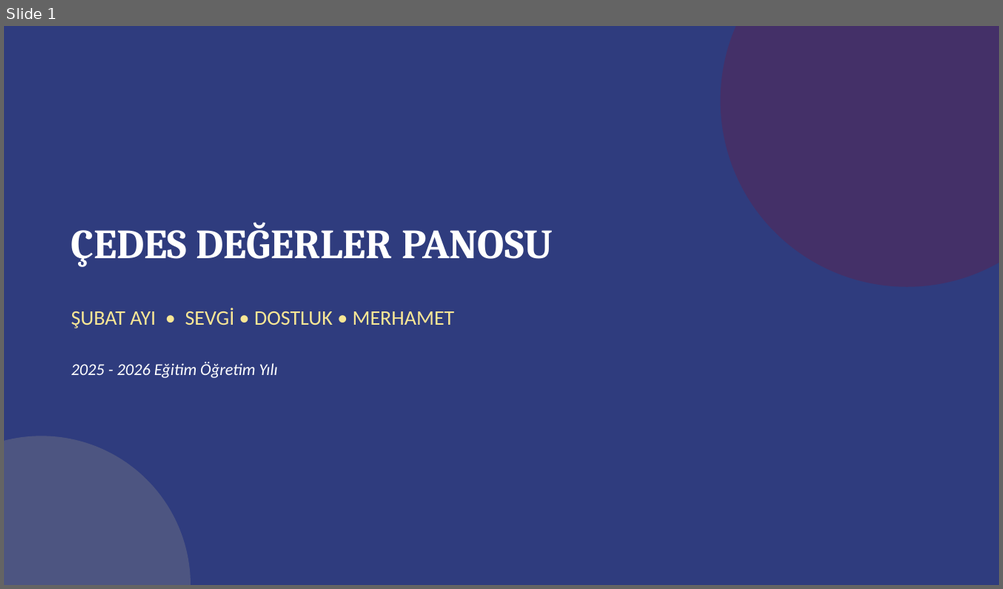
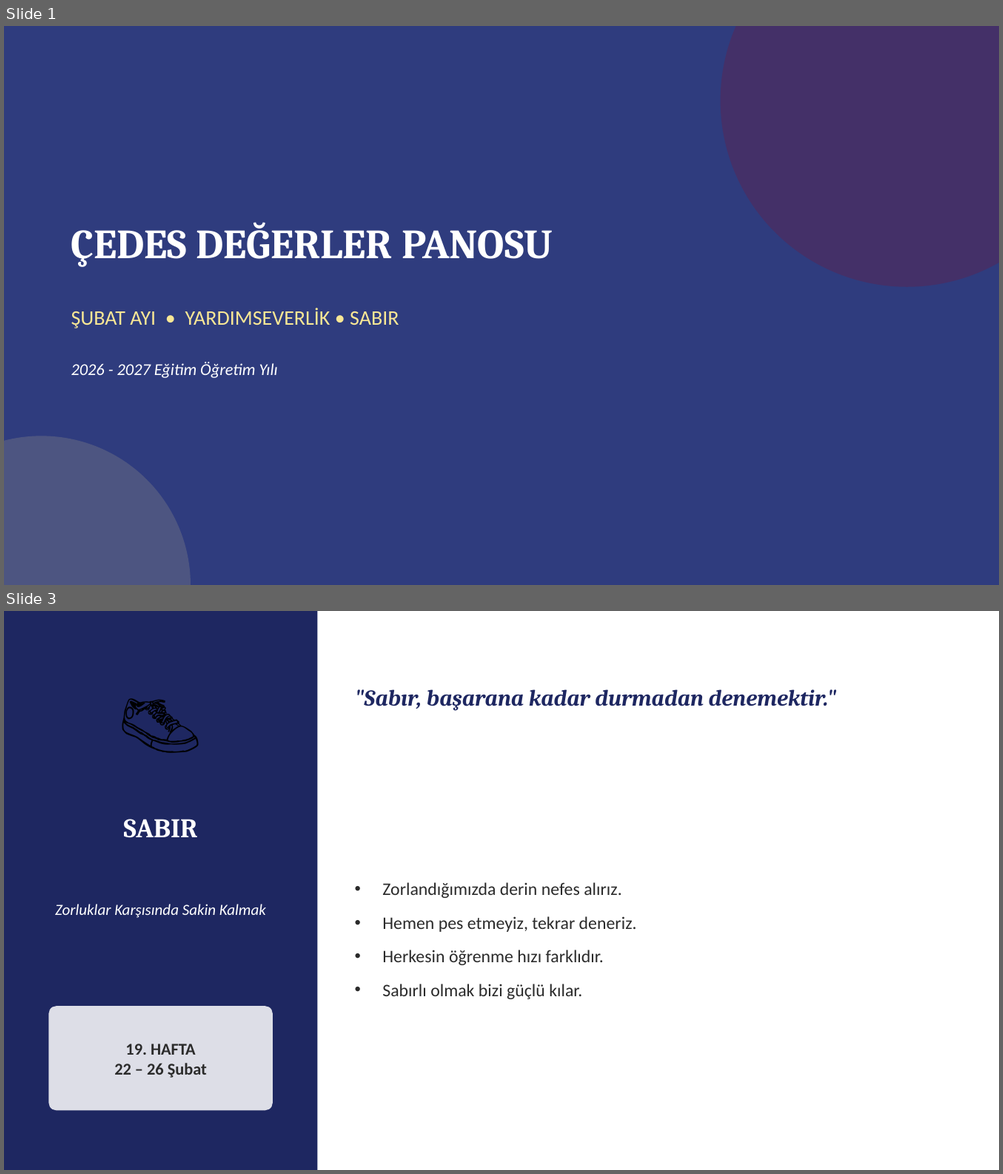
Before and after one commit to oogretmen1-tech/oogretmen1-tech.github.io, a slide deck: subat-cedes-pano.pptx. Shown one above the other, each under a label of ours: slide 1 before the commit, slides 1 and 3 after it; the slides between them are not shown. The pictures are 1003x589 and 1003x1174 pixels, drawn with LibreOffice and Linux fonts; fonts in the diff are those of the drawing. Boxes give left, top, right and bottom in pixels: in the first picture for what was removed or moved away, otherwise in the second. Text is boxed around its words. In the diff, an @@ line names an element or a change of style, - is before the commit and + after.

```diff
--- a/subat-cedes-pano.pptx
+++ b/subat-cedes-pano.pptx
@@ slide 3 added at bbox=[4, 611, 999, 1170], background #FFFFFF @@
@@ rectangle added at bbox=[4, 611, 317, 1170], fill #1E2761 @@
@@ text added at bbox=[26, 648, 295, 783], 80 pt, text #000000 @@
+👟
@@ text added at bbox=[355, 689, 836, 711], 22 pt, text #1E2761, bold, italic @@
+"Sabır, başarana kadar durmadan denemektir."
@@ text added at bbox=[124, 819, 198, 838], 26 pt, text #FFFFFF, bold @@
+SABIR
@@ text added at bbox=[382, 883, 637, 999], 17 pt, text #2B2B2B @@
+• Zorlandığımızda derin nefes alırız.
+• Hemen pes etmeyiz, tekrar deneriz.
+• Herkesin öğrenme hızı farklıdır.
+• Sabırlı olmak bizi güçlü kılar.
@@ text added at bbox=[55, 904, 266, 918], 15 pt, text #FFFFFF, italic @@
+Zorluklar Karşısında Sakin Kalmak
@@ rounded rectangle added at bbox=[48, 1006, 273, 1111], fill #FFFFFF at 85% opacity @@
@@ text added at bbox=[114, 1044, 207, 1078], 16 pt, text #2B2B2B, bold @@
+19. HAFTA
+22 – 26 Şubat
@@ slide 1 changed as well @@
@@ text at bbox=[71, 308, 398, 329]: text changed @@
-ŞUBAT AYI • SEVGİ • DOSTLUK • MERHAMET
+ŞUBAT AYI • YARDIMSEVERLİK • SABIR
@@ text at bbox=[71, 362, 278, 378]: text changed @@
-2025 - 2026 Eğitim Öğretim Yılı
+2026 - 2027 Eğitim Öğretim Yılı
```
Also in this commit, not shown: 2 other slides changed, 2 slides removed, 40 other files.
